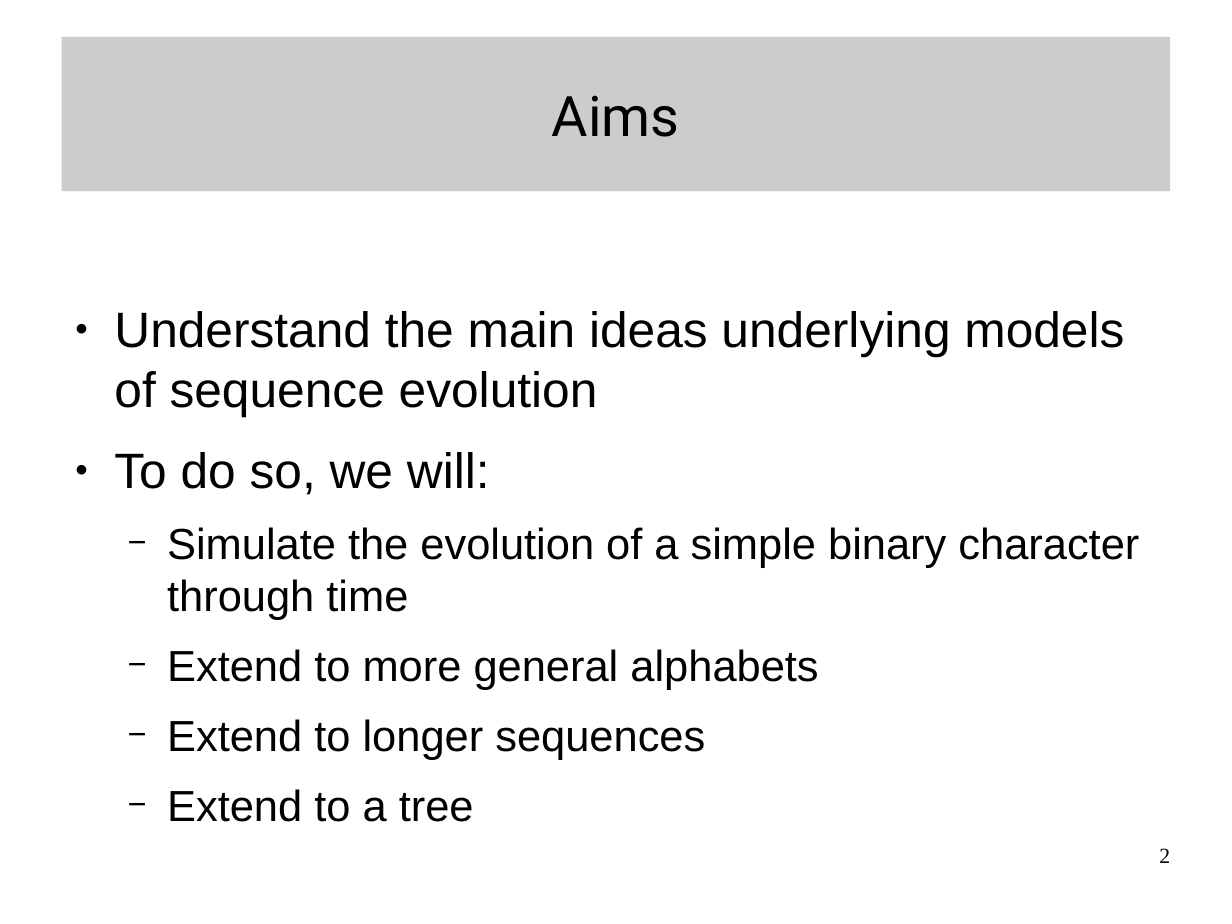
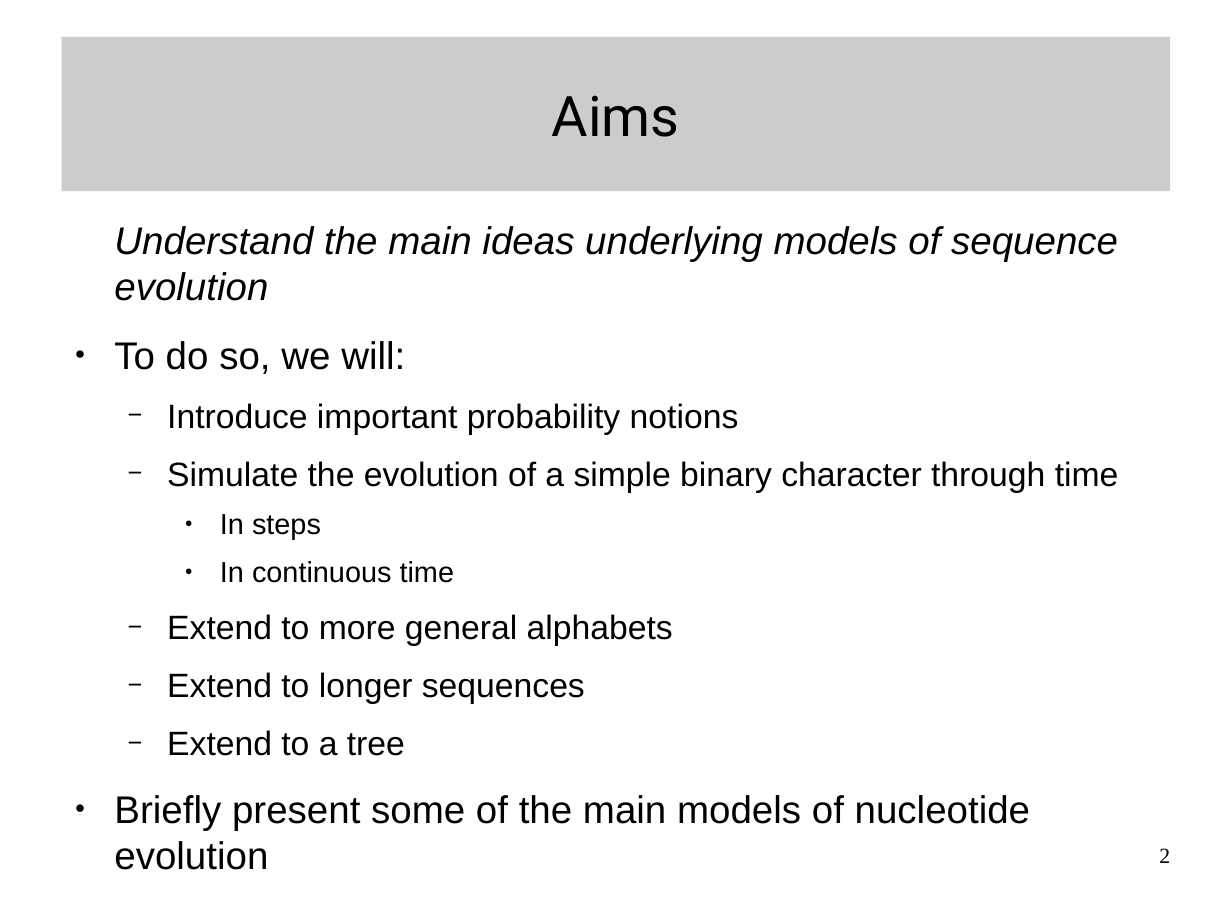
Before and after one commit to Boussau/boussau.github.io, a slide deck: slide 2 of COME_courses/Cambridge_2022/1_intro_CTMC/IntroductionToModels.odp. Drawn at 1232x924 pixels with LibreOffice and Linux fonts; fonts in the diff are those of the drawing. Boxes give left, top, right and bottom in pixels: in the first picture for what was removed or moved away, otherwise in the second. Text is boxed around its words. In the diff, an @@ line names an element or a change of style, - is before the commit and + after.

```diff
--- a/COME_courses/Cambridge_2022/1_intro_CTMC/IntroductionToModels.odp
+++ b/COME_courses/Cambridge_2022/1_intro_CTMC/IntroductionToModels.odp
@@ text at [114, 226, 1119, 756]: size 32 to 24.8 pt in "Understand the main ideas underlying models of ...", "To do so, we will:"; italic on in "Understand the main ideas underlying models of ..."; size 28 to 21.7 pt in "Simulate the evolution of a simple binary ...", "Extend to more general alphabets", "Extend to longer sequences", "Extend to a tree"; bullet ● to none @@
@@ text at [167, 403, 739, 435]: paragraph added @@
+  − Introduce important probability notions
@@ text at [220, 514, 454, 583]: paragraphs added @@
+    ● In steps
+    ● In continuous time
@@ text at [114, 795, 1030, 870]: paragraph added @@
+● Briefly present some of the main models of nucleotide evolution
```
Also in this commit, not shown: 10 other slides changed, 6 slides added, 3 other files.
